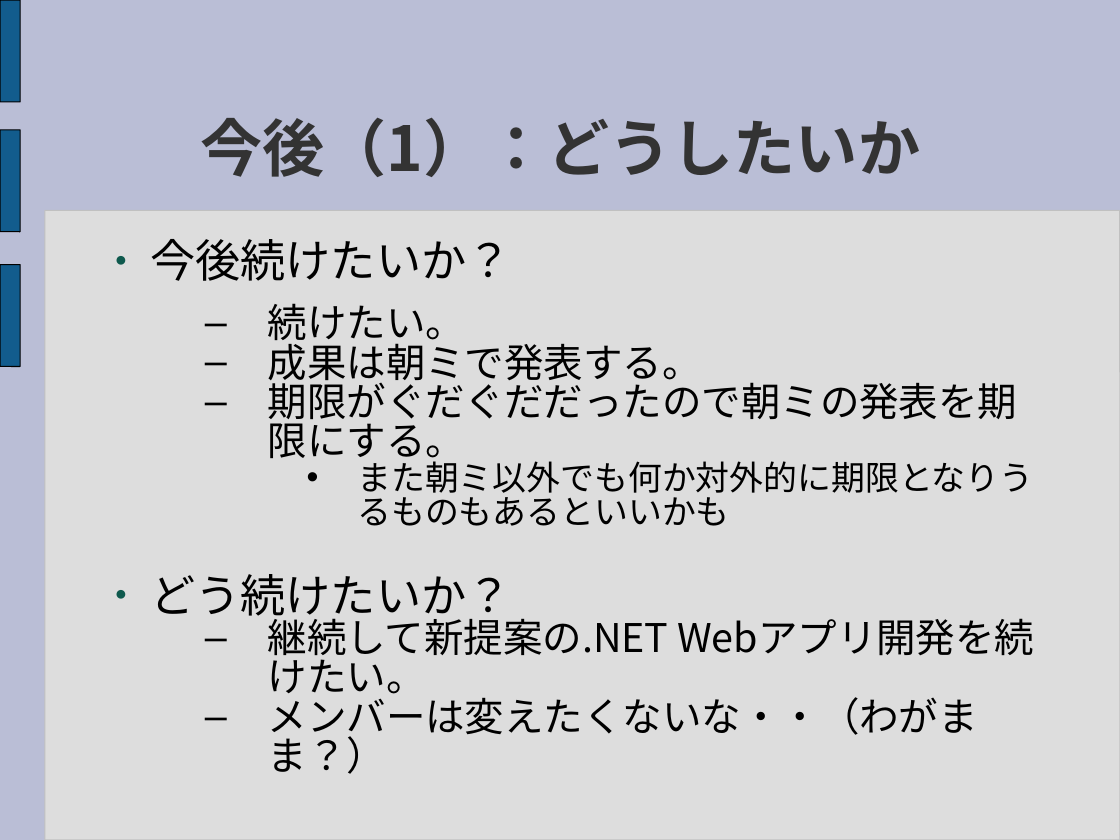
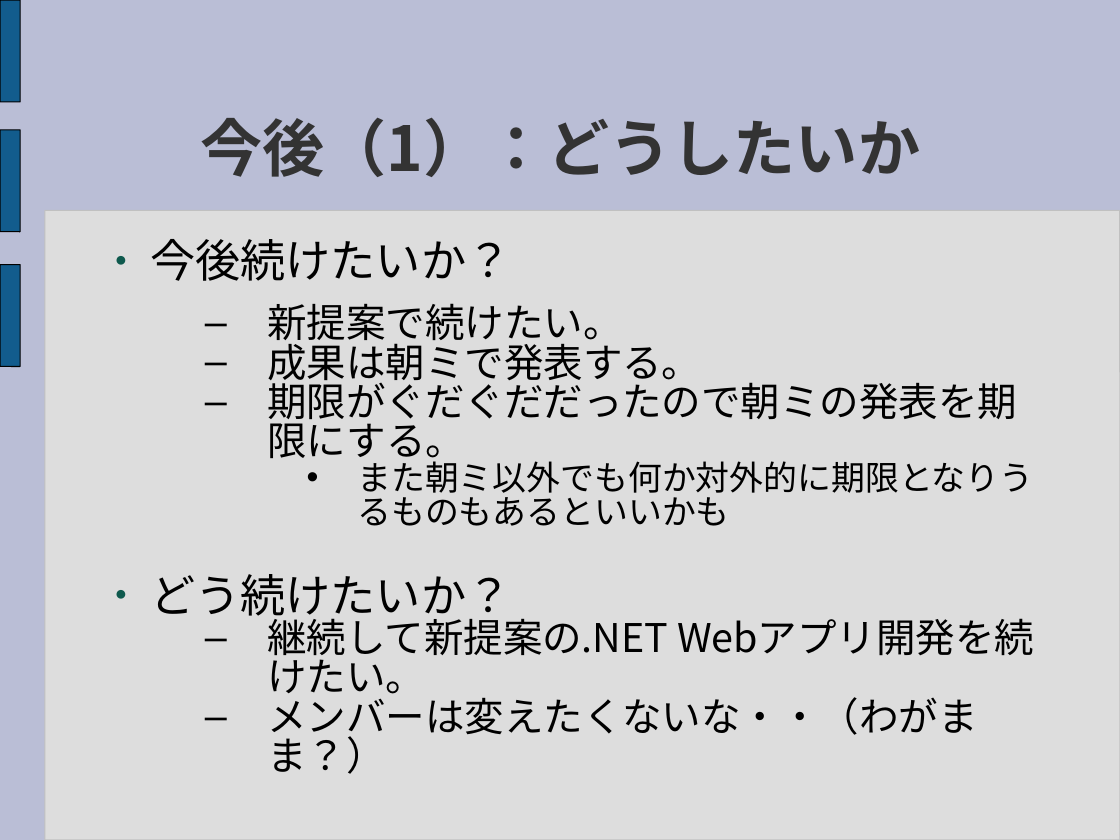
Before and after one commit to sec-d04/RTMWeb, a slide deck: slide 15 of Document/Presentation/RTMWeb_ResearchPresentation.ppt. Drawn at 1120x840 pixels with LibreOffice and Linux fonts; fonts in the diff are those of the drawing. Boxes give left, top, right and bottom in pixels: in the first picture for what was removed or moved away, otherwise in the second. Text is boxed around its words. In the diff, an @@ line names an element or a change of style, - is before the commit and + after.

```diff
--- a/Document/Presentation/RTMWeb_ResearchPresentation.ppt
+++ b/Document/Presentation/RTMWeb_ResearchPresentation.ppt
@@ text at (268, 303, 623, 348): text changed @@
-  – 続けたい。
+  – 新提案で続けたい。
```
Also in this commit, not shown: 9 other slides changed.
